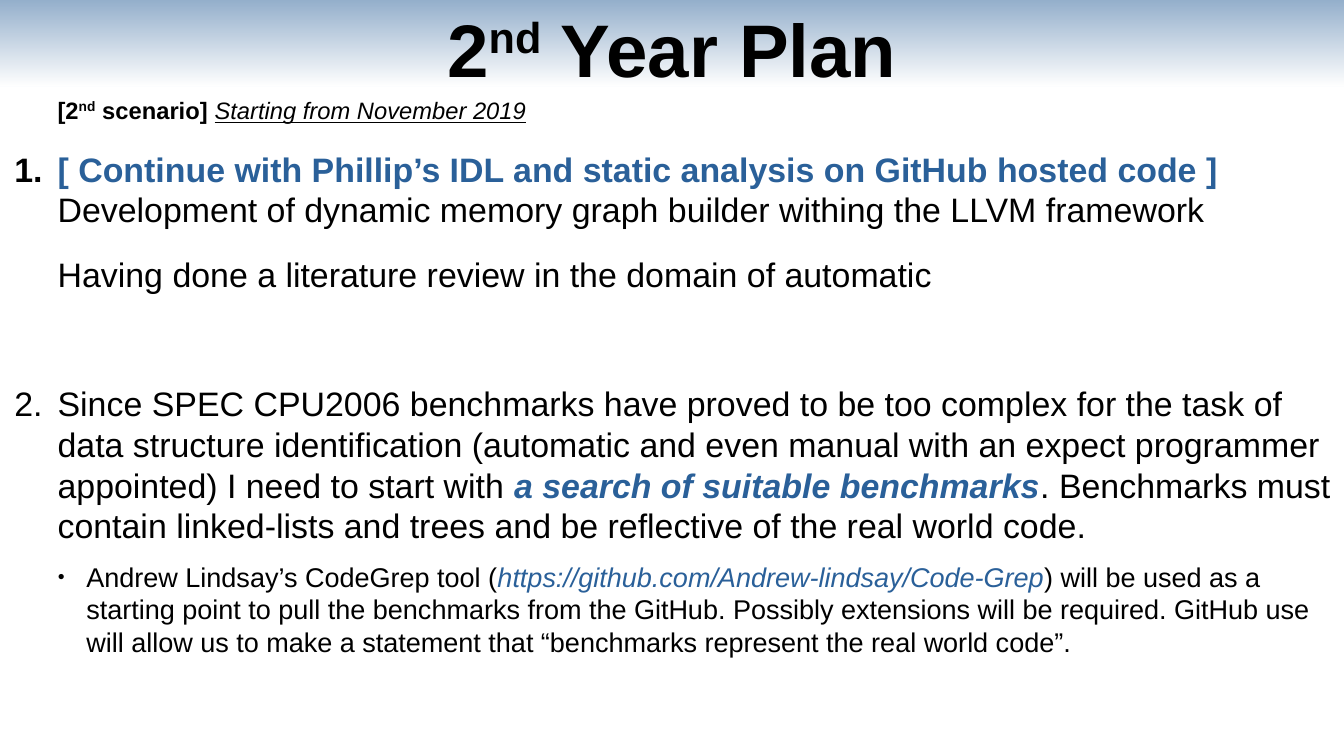
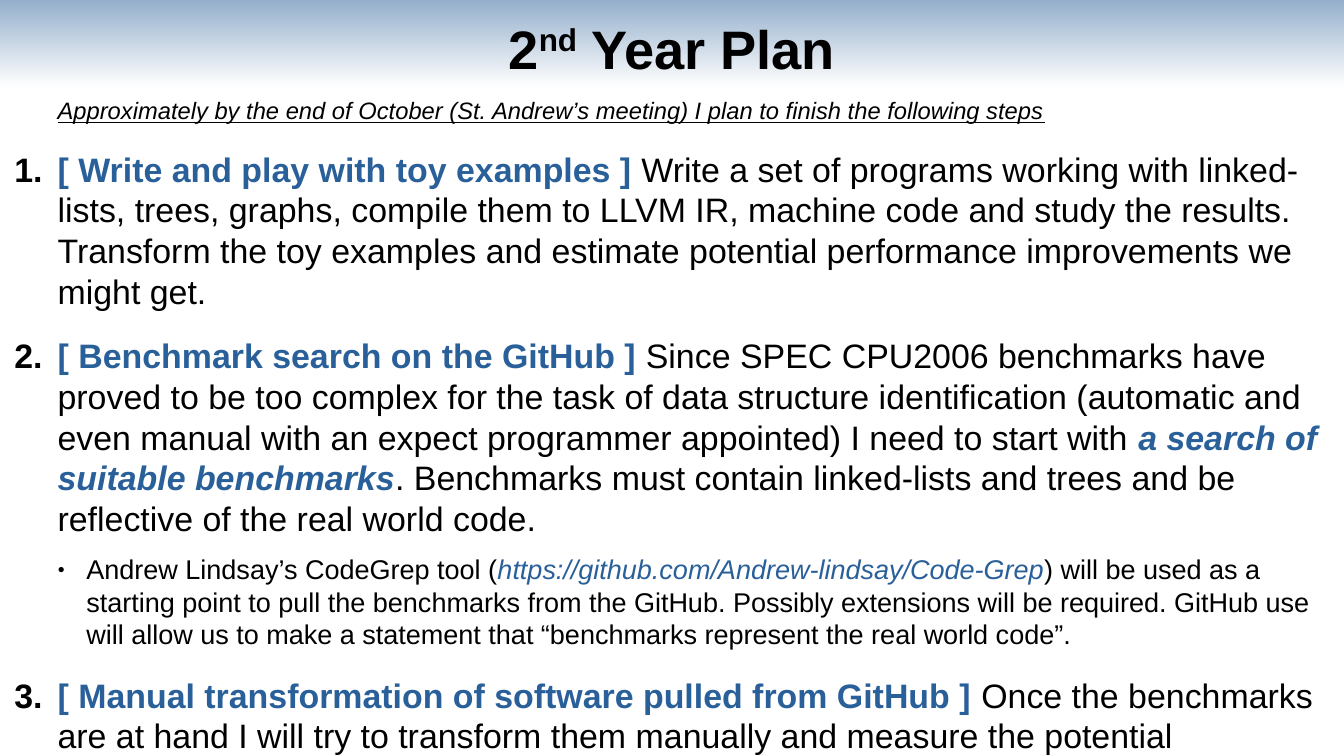
Before and after one commit to av-maramzin/DCP, a slide deck: slide 12 of doc/first_year_review/presentation.odp (slide 16 before the commit). Drawn at 1344x756 pixels with LibreOffice and Linux fonts; fonts in the diff are those of the drawing. Boxes give left, top, right and bottom in pixels: in the first picture for what was removed or moved away, otherwise in the second. Text is boxed around its words. In the diff, an @@ line names an element or a change of style, - is before the commit and + after.

Commit message:
[+] First Year Review Presentation

```diff
--- a/doc/first_year_review/presentation.odp
+++ b/doc/first_year_review/presentation.odp
@@ title "2nd Year Plan" at (591, 29, 835, 79): size 44 to 32 pt @@
@@ text at (58, 101, 1317, 532): text changed @@
-[2nd scenario] Starting from November 2019
-1. [ Continue with Phillip’s IDL and static analysis on GitHub hosted code ] Development of dynamic memory graph builder withing the LLVM framework
-Having done a literature review in the domain of automatic
-1. Since SPEC CPU2006 benchmarks have proved to be too complex for the task of data structure identification (automatic and even manual with an expect programmer appointed) I need to start with a search of suitable benchmarks. Benchmarks must contain linked-lists and trees and be reflective of the real world code.
+Approximately by the end of October (St. Andrew’s meeting) I plan to finish the following steps
+1. [ Write and play with toy examples ] Write a set of programs working with linked-lists, trees, graphs, compile them to LLVM IR, machine code and study the results. Transform the toy examples and estimate potential performance improvements we might get.
+2. [ Benchmark search on the GitHub ] Since SPEC CPU2006 benchmarks have proved to be too complex for the task of data structure identification (automatic and even manual with an expect programmer appointed) I need to start with a search of suitable benchmarks. Benchmarks must contain linked-lists and trees and be reflective of the real world code.
@@ text at (58, 683, 1313, 755): paragraph added @@
+3. [ Manual transformation of software pulled from GitHub ] Once the benchmarks are at hand I will try to transform them manually and measure the potential performance improvement.
```
Also in this commit, not shown: 10 other slides changed, 5 slides added, 6 slides removed, 2 other files.
